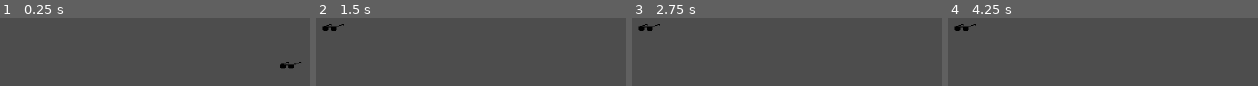
Above: before the commit, frames 1-4 (left to right).
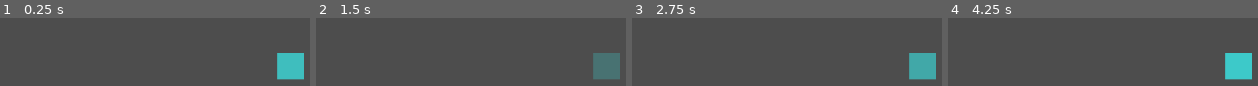
Above: after the commit, the same moments.

Repository: chrisrobidas/Game-Jam-Sherbrooke-2025
Game: Godot game, scene res://Scenes/Levels/Point&ClickTestLevel.tscn
Two runs of this game, one before a commit and one after it. Both use one fixed random seed, a clock stepped at 60 frames per second and the inputs below. The project has no main scene, so this scene is started directly.
Inputs (mouse positions are in pixels of both pictures, inside the frame that each line leads up to):
- Up to frame 1 (0.25 s): no input
- Up to frame 2 (1.5 s): tap Enter at 0.5 s; move the mouse to (607, 66) at 0.52 s; click (607, 66) at 0.67 s; tap Space at 1.25 s; move the mouse to (outside the picture) at 1.27 s; click (outside the picture) at 1.42 s
- Up to frame 3 (2.75 s): tap Enter at 2 s; move the mouse to (outside the picture) at 2.02 s; click (outside the picture) at 2.17 s
- Up to frame 4 (4.25 s): tap Space at 2.75 s; move the mouse to (outside the picture) at 2.77 s; click (outside the picture) at 2.92 s; tap Enter at 3.5 s; move the mouse to (outside the picture) at 3.52 s; click (outside the picture) at 3.67 s

The runs differ from the first frame. In frame 1, 3.5% of the frame differs, in the area x 89-99%, y 51-92%; in frame 2, 3.7%; in frame 3, 3.8%, in the area x 1-99%, y 8-92%; in frame 4, 3.8%.

Commit message:
Changes for area move

Diff:
--- /dev/null
+++ b/Scenes/Interactables/AreaMove.tscn
@@ -0,0 +1,20 @@
+[gd_scene load_steps=4 format=3 uid="uid://chvimoj6pow03"]
+
+[ext_resource type="Script" path="res://Scripts/AreaMove.gd" id="1_630j8"]
+[ext_resource type="Shader" path="res://Shaders/BlinkingHighlight.gdshader" id="2_lumbu"]
+
+[sub_resource type="ShaderMaterial" id="ShaderMaterial_gr165"]
+resource_local_to_scene = true
+shader = ExtResource("2_lumbu")
+shader_parameter/highlightColor = Color(0.243137, 0.756863, 0.792157, 1)
+shader_parameter/highlightOpacityRange = Vector2(0.2, 0.5)
+shader_parameter/highlightBlinkSpeed = 0.3
+shader_parameter/isHovered = false
+
+[node name="AreaMove" type="Area2D"]
+script = ExtResource("1_630j8")
+
+[node name="CollisionPolygon2D" type="CollisionPolygon2D" parent="."]
+
+[node name="Sprite2D" type="Polygon2D" parent="."]
+material = SubResource("ShaderMaterial_gr165")
--- a/Scenes/Interactables/Collectable.tscn
+++ b/Scenes/Interactables/Collectable.tscn
@@ -1,16 +1,19 @@
 [gd_scene load_steps=4 format=3 uid="uid://iyae0o3nug2t"]
 
 [ext_resource type="Script" path="res://Scripts/Collectable.gd" id="1_aq32w"]
-[ext_resource type="Shader" path="res://Shaders/Hover.gdshader" id="2_c1h7l"]
+[ext_resource type="Shader" path="res://Shaders/BlinkingHighlight.gdshader" id="2_tpm4s"]
 
 [sub_resource type="ShaderMaterial" id="ShaderMaterial_qbfi1"]
-shader = ExtResource("2_c1h7l")
-shader_parameter/isHovered = false
+shader = ExtResource("2_tpm4s")
+shader_parameter/highlightColor = Color(0.215686, 1, 1, 1)
+shader_parameter/highlightOpacityRange = Vector2(0.2, 0.7)
+shader_parameter/highlightBlinkSpeed = 0.3
+shader_parameter/isHovered = true
 
 [node name="Collectable" type="Area2D"]
 script = ExtResource("1_aq32w")
 
-[node name="CollisionShape2D" type="CollisionShape2D" parent="."]
+[node name="CollisionPolygon2D" type="CollisionPolygon2D" parent="."]
 
 [node name="Sprite2D" type="Sprite2D" parent="."]
 texture_filter = 3
--- /dev/null
+++ b/Scenes/Interactables/Highlightable.tscn
@@ -0,0 +1,20 @@
+[gd_scene load_steps=4 format=3 uid="uid://br7wglfavffr8"]
+
+[ext_resource type="Script" path="res://Scripts/Highlightable.gd" id="1_vurer"]
+[ext_resource type="Shader" path="res://Shaders/BlinkingHighlight.gdshader" id="2_tejlv"]
+
+[sub_resource type="ShaderMaterial" id="ShaderMaterial_wdo12"]
+resource_local_to_scene = true
+shader = ExtResource("2_tejlv")
+shader_parameter/highlightColor = Color(0.243137, 0.756863, 0.792157, 1)
+shader_parameter/highlightOpacityRange = Vector2(0.2, 0.5)
+shader_parameter/highlightBlinkSpeed = 0.3
+shader_parameter/isHovered = false
+
+[node name="Highlightable" type="Area2D"]
+script = ExtResource("1_vurer")
+
+[node name="CollisionPolygon2D" type="CollisionPolygon2D" parent="."]
+
+[node name="Sprite2D" type="Polygon2D" parent="."]
+material = SubResource("ShaderMaterial_wdo12")
--- a/Scenes/Interactables/Interactable.tscn
+++ b/Scenes/Interactables/Interactable.tscn
@@ -1,7 +1,7 @@
 [gd_scene load_steps=4 format=3 uid="uid://dxjkypukxc8i3"]
 
 [ext_resource type="Script" path="res://Scripts/Interactable.gd" id="1_cu8j4"]
-[ext_resource type="Shader" path="res://Shaders/Hover.gdshader" id="3_hpwfv"]
+[ext_resource type="Shader" path="res://Shaders/Inverse.gdshader" id="3_hpwfv"]
 
 [sub_resource type="ShaderMaterial" id="ShaderMaterial_0j4ff"]
 shader = ExtResource("3_hpwfv")
@@ -10,7 +10,7 @@
 [node name="Interactable" type="Area2D"]
 script = ExtResource("1_cu8j4")
 
-[node name="CollisionShape2D" type="CollisionShape2D" parent="."]
+[node name="CollisionPolygon2D" type="CollisionPolygon2D" parent="."]
 
 [node name="Sprite2D" type="Sprite2D" parent="."]
 texture_filter = 3
--- /dev/null
+++ b/Scenes/Levels/MainScene.tscn
@@ -0,0 +1,138 @@
+[gd_scene load_steps=11 format=3 uid="uid://dxci74ilmdpkw"]
+
+[ext_resource type="PackedScene" uid="uid://dn86b0lkdt015" path="res://user_interfaces/Inventory.tscn" id="1_8v1q3"]
+[ext_resource type="Script" path="res://Scripts/MainScene.gd" id="1_pkgwm"]
+[ext_resource type="Texture2D" uid="uid://dakk7uxe5itja" path="res://Sprites/backgrounds/hub-zoo.png" id="2_tohvn"]
+[ext_resource type="Texture2D" uid="uid://bvpnpbr4rsytj" path="res://Sprites/backgrounds/enclos-girafe.png" id="4_5nvnw"]
+[ext_resource type="PackedScene" uid="uid://chvimoj6pow03" path="res://Scenes/Interactables/AreaMove.tscn" id="4_bjyq2"]
+[ext_resource type="Texture2D" uid="uid://dyj6qfcehh6dd" path="res://Sprites/backgrounds/cage-singe.png" id="5_1xjj8"]
+[ext_resource type="Texture2D" uid="uid://bpwalujrgs283" path="res://Sprites/backgrounds/gate.png" id="6_0w5ee"]
+[ext_resource type="Texture2D" uid="uid://c75042jo4nvll" path="res://Sprites/backgrounds/koi-pond.jpg" id="7_rooud"]
+[ext_resource type="Texture2D" uid="uid://bi68d6vn1bgjb" path="res://Sprites/backgrounds/pharmacie.png" id="8_k3ie1"]
+[ext_resource type="Texture2D" uid="uid://c45ne1dplxtpu" path="res://Sprites/backgrounds/terrier-taupe.png" id="9_qkscn"]
+
+[node name="MainScene" type="Node2D" node_paths=PackedStringArray("scenes")]
+script = ExtResource("1_pkgwm")
+scenes = [NodePath("Hub-zoo"), NodePath("GiraffeEnclosure"), NodePath("ApeEnclosure"), NodePath("ExitGate"), NodePath("KoiPond"), NodePath("Pharmacy"), NodePath("BurrowTerrier")]
+
+[node name="Inventory" parent="." instance=ExtResource("1_8v1q3")]
+
+[node name="Camera2D" type="Camera2D" parent="."]
+
+[node name="Hub-zoo" type="Sprite2D" parent="."]
+scale = Vector2(0.55, 0.55)
+texture = ExtResource("2_tohvn")
+
+[node name="MoveToGiraffe" parent="Hub-zoo" node_paths=PackedStringArray("areaNode", "containingArea") instance=ExtResource("4_bjyq2")]
+z_index = 5
+scale = Vector2(1.81818, 1.81818)
+areaNode = NodePath("../../GiraffeEnclosure")
+containingArea = NodePath("../..")
+selectableAreaPolygon = PackedVector2Array(773, -423, 774, 105, 573, 140, 488, 115, 443, 66, 475, -348, 530, -388)
+
+[node name="MoveToKoi" parent="Hub-zoo" node_paths=PackedStringArray("areaNode", "containingArea") instance=ExtResource("4_bjyq2")]
+z_index = 5
+scale = Vector2(1.81818, 1.81818)
+areaNode = NodePath("../../KoiPond")
+containingArea = NodePath("../..")
+selectableAreaPolygon = PackedVector2Array(-4, 118, -174, 130, -307, 180, -344, 219, -336, 293, -248, 325, -3, 343, 229, 320, 307, 271, 307, 195, 213, 137)
+
+[node name="MoveToMonkey" parent="Hub-zoo" node_paths=PackedStringArray("areaNode", "containingArea") instance=ExtResource("4_bjyq2")]
+z_index = 5
+scale = Vector2(1.81818, 1.81818)
+areaNode = NodePath("../../ApeEnclosure")
+containingArea = NodePath("../..")
+selectableAreaPolygon = PackedVector2Array(-590, 559, -773, 559, -778, -151, -628, -148, -548, -129, -485, -89, -460, 471)
+
+[node name="MoveToBurrow" parent="Hub-zoo" node_paths=PackedStringArray("areaNode", "containingArea") instance=ExtResource("4_bjyq2")]
+z_index = 4
+scale = Vector2(1.81818, 1.81818)
+areaNode = NodePath("../../BurrowTerrier")
+containingArea = NodePath("../..")
+selectableAreaPolygon = PackedVector2Array(-211, -388, -203, -196, -495, -70, -775, -149, -778, -222, -460, -385, -358, -432)
+
+[node name="MoveToPharmacy" parent="Hub-zoo" node_paths=PackedStringArray("areaNode", "containingArea") instance=ExtResource("4_bjyq2")]
+z_index = 4
+scale = Vector2(1.81818, 1.81818)
+areaNode = NodePath("../../Pharmacy")
+containingArea = NodePath("../..")
+selectableAreaPolygon = PackedVector2Array(164, -360, 157, -164, 329, -15, 487, -89, 487, -333, 414, -405, 245, -444)
+
+[node name="MoveToExit" parent="Hub-zoo" node_paths=PackedStringArray("areaNode", "containingArea") instance=ExtResource("4_bjyq2")]
+z_index = 3
+scale = Vector2(1.81818, 1.81818)
+areaNode = NodePath("../../ExitGate")
+containingArea = NodePath("../..")
+selectableAreaPolygon = PackedVector2Array(-58, -506, 68, -555, 293, -533, 502, -457, 488, -244, 75, -275, -132, -296, -147, -418)
+
+[node name="GiraffeEnclosure" type="Sprite2D" parent="."]
+visible = false
+scale = Vector2(0.48, 0.48)
+texture = ExtResource("4_5nvnw")
+
+[node name="BackToHub" parent="GiraffeEnclosure" node_paths=PackedStringArray("areaNode", "containingArea") instance=ExtResource("4_bjyq2")]
+z_index = 3
+scale = Vector2(1.81818, 1.81818)
+areaNode = NodePath("../../Hub-zoo")
+containingArea = NodePath("../..")
+selectableAreaPolygon = PackedVector2Array(-58, -506, 68, -555, 293, -533, 502, -457, 488, -244, 75, -275, -132, -296, -147, -418)
+
+[node name="ApeEnclosure" type="Sprite2D" parent="."]
+visible = false
+scale = Vector2(0.5, 0.5)
+texture = ExtResource("5_1xjj8")
+
+[node name="BackToHub" parent="ApeEnclosure" node_paths=PackedStringArray("areaNode", "containingArea") instance=ExtResource("4_bjyq2")]
+z_index = 3
+scale = Vector2(1.81818, 1.81818)
+areaNode = NodePath("../../Hub-zoo")
+containingArea = NodePath("../..")
+selectableAreaPolygon = PackedVector2Array(-58, -506, 68, -555, 293, -533, 502, -457, 488, -244, 75, -275, -132, -296, -147, -418)
+
+[node name="ExitGate" type="Sprite2D" parent="."]
+visible = false
+scale = Vector2(0.51, 0.51)
+texture = ExtResource("6_0w5ee")
+
+[node name="BackToHub" parent="ExitGate" node_paths=PackedStringArray("areaNode", "containingArea") instance=ExtResource("4_bjyq2")]
+z_index = 3
+scale = Vector2(1.81818, 1.81818)
+areaNode = NodePath("../../Hub-zoo")
+containingArea = NodePath("../..")
+selectableAreaPolygon = PackedVector2Array(-58, -506, 68, -555, 293, -533, 502, -457, 488, -244, 75, -275, -132, -296, -147, -418)
+
+[node name="KoiPond" type="Sprite2D" parent="."]
+visible = false
+scale = Vector2(0.42, 0.42)
+texture = ExtResource("7_rooud")
+
+[node name="BackToHub" parent="KoiPond" node_paths=PackedStringArray("areaNode", "containingArea") instance=ExtResource("4_bjyq2")]
+z_index = 3
+scale = Vector2(1.81818, 1.81818)
+areaNode = NodePath("../../Hub-zoo")
+containingArea = NodePath("../..")
+selectableAreaPolygon = PackedVector2Array(-58, -506, 68, -555, 293, -533, 502, -457, 488, -244, 75, -275, -132, -296, -147, -418)
+
+[node name="Pharmacy" type="Sprite2D" parent="."]
+visible = false
+scale = Vector2(0.47, 0.47)
+texture = ExtResource("8_k3ie1")
+
+[node name="BackToHub" parent="Pharmacy" node_paths=PackedStringArray("areaNode", "containingArea") instance=ExtResource("4_bjyq2")]
+z_index = 3
+scale = Vector2(1.81818, 1.81818)
+areaNode = NodePath("../../Hub-zoo")
+containingArea = NodePath("../..")
+selectableAreaPolygon = PackedVector2Array(-58, -506, 68, -555, 293, -533, 502, -457, 488, -244, 75, -275, -132, -296, -147, -418)
+
+[node name="BurrowTerrier" type="Sprite2D" parent="."]
+visible = false
+scale = Vector2(0.45, 0.45)
+texture = ExtResource("9_qkscn")
+
+[node name="BackToHub" parent="BurrowTerrier" node_paths=PackedStringArray("areaNode", "containingArea") instance=ExtResource("4_bjyq2")]
+z_index = 3
+scale = Vector2(1.81818, 1.81818)
+areaNode = NodePath("../../Hub-zoo")
+containingArea = NodePath("../..")
+selectableAreaPolygon = PackedVector2Array(-58, -506, 68, -555, 293, -533, 502, -457, 488, -244, 75, -275, -132, -296, -147, -418)
--- /dev/null
+++ b/Scripts/AreaMove.gd
@@ -0,0 +1,8 @@
+class_name AreaMove extends Highlightable
+
+@export var areaNode: Node2D
+@export var containingArea: Mainscene
+
+func Interact() -> void:
+	containingArea.MoveToNewArea(areaNode)
+	print("Moving to new area: ", areaNode.name)
--- a/Scripts/Collectable.gd
+++ b/Scripts/Collectable.gd
@@ -13,10 +13,6 @@
 	super._ready()
 	$Sprite2D.texture = item.itemImage
 
-func SetHovered(isHovered: bool) -> void:
-	super.SetHovered(isHovered)
-	sprite2D.material.set_shader_parameter("isHovered", isHovered)
-
 func Interact() -> void:
 	if (inventory != null):
 		inventory.CollectItem(item)
--- /dev/null
+++ b/Scripts/Highlightable.gd
@@ -0,0 +1,20 @@
+@tool
+
+class_name Highlightable extends Interactable
+
+@export var highlightColor: Color:
+	set(newHighlightColor):
+		highlightColor = newHighlightColor
+		$Sprite2D.material.set_shader_parameter("highlightColor", highlightColor)
+@export var highlightOpacityRange: Vector2:
+	set(newHighlightOpacityRange):
+		highlightOpacityRange = newHighlightOpacityRange
+		$Sprite2D.material.set_shader_parameter("highlightOpacityRange", highlightOpacityRange)
+@export var highlightBlinkSpeed: float:
+	set(newHighlightBlinkSpeed):
+		highlightBlinkSpeed = newHighlightBlinkSpeed
+		$Sprite2D.material.set_shader_parameter("highlightBlinkSpeed", highlightBlinkSpeed)
+
+func _ready() -> void:
+	super._ready()
+	$Sprite2D.set_polygon(selectableAreaPolygon)
--- a/Scripts/Interactable.gd
+++ b/Scripts/Interactable.gd
@@ -4,12 +4,12 @@
 
 @export var isHovered = false
 @export var isInteractionEnabled = true
-@export var selectableAreaShape: RectangleShape2D:
-	set(newAreaShape):
-		selectableAreaShape = newAreaShape
-		$CollisionShape2D.set_shape(newAreaShape)
+@export var selectableAreaPolygon: PackedVector2Array:
+	set(newAreaPolygon):
+		selectableAreaPolygon = newAreaPolygon
+		$CollisionPolygon2D.set_polygon(selectableAreaPolygon)
 
-@onready var sprite2D = $Sprite2D
+@onready var canvasNode: Node2D = $Sprite2D
 
 # Called when the node enters the scene tree for the first time.
 func _ready() -> void:
@@ -20,8 +20,9 @@
 	if isInteractionEnabled and event is InputEventMouseButton and event.is_pressed() and isHovered:
 		Interact()
 
-func SetHovered(isHovered: bool) -> void:
-	self.isHovered = isHovered
+func SetHovered(newIsHovered: bool) -> void:
+	isHovered = newIsHovered
+	$Sprite2D.material.set_shader_parameter("isHovered", isHovered)
 
 func Interact() -> void:
 	print("Calling empty interact function ;P")
--- /dev/null
+++ b/Scripts/MainScene.gd
@@ -0,0 +1,8 @@
+class_name Mainscene extends Node2D
+
+@export var scenes: Array[Node2D] = []
+
+func MoveToNewArea(newArea: Node2D) -> void:
+	for scene in scenes:
+		scene.visible = false
+	newArea.visible = true
--- /dev/null
+++ b/Shaders/BlinkingHighlight.gdshader
@@ -0,0 +1,26 @@
+shader_type canvas_item;
+
+uniform sampler2D SCREEN_TEXTURE : hint_screen_texture;
+uniform vec3 highlightColor : source_color = vec3(1.0);
+uniform vec2 highlightOpacityRange = vec2(0.2, 0.5);
+uniform float highlightBlinkSpeed = 1.0;
+uniform bool isHovered = false;
+
+void fragment() {
+	if (isHovered)
+	{
+		COLOR.rgb = highlightColor;
+		float value = sin(TIME / highlightBlinkSpeed) * 0.5 + 0.5;
+		COLOR.a = value * (highlightOpacityRange.y - highlightOpacityRange.x) + highlightOpacityRange.x;
+	}
+	else
+	{
+		COLOR = texture(SCREEN_TEXTURE, SCREEN_UV);
+	}
+
+}
+
+//void light() {
+	// Called for every pixel for every light affecting the CanvasItem.
+	// Uncomment to replace the default light processing function with this one.
+//}
Renamed: Shaders/Hover.gdshader -> Shaders/Inverse.gdshader
Not shown, added: Sprites/backgrounds/cage-singe.png.import
Not shown, added: Sprites/backgrounds/enclos-girafe.png.import
Not shown, added: Sprites/backgrounds/gate.png.import
Not shown, added: Sprites/backgrounds/hub-zoo.png.import
Binary file added: Sprites/backgrounds/koi-pond.jpg
Not shown, added: Sprites/backgrounds/koi-pond.jpg.import
Not shown, added: Sprites/backgrounds/pharmacie.png.import
Not shown, added: Sprites/backgrounds/terrier-taupe.png.import
Not shown, added: Sprites/backgrounds/cage-singe.png
Not shown, added: Sprites/backgrounds/enclos-girafe.png
Not shown, added: Sprites/backgrounds/gate.png
(and 3 more such lines)
